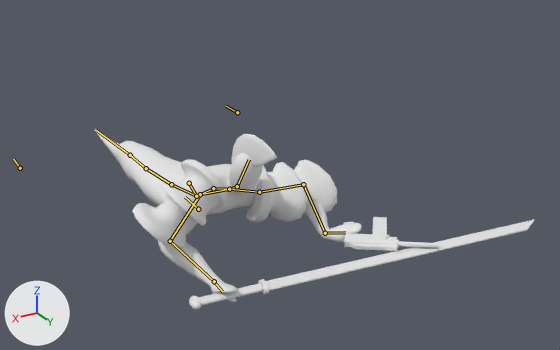
Before and after pictures for a commit that changed the Blender file Assets/Models/BossShootArc.blend.
Before and after are seen from a camera (50 mm lens) standing at (1.62, 3.74, 2.04) and looking at (-0.51, 0.2, 0.26). The lights are fixed; the arrows at lower left show +X, +Y and +Z. Both versions are drawn at frame 56 of the action 'SlugShoot'; the numbers are the values there. The bones that bend it are drawn over the model as lines.

The first picture shows 'Gun', 'Slug', 'Sword'.
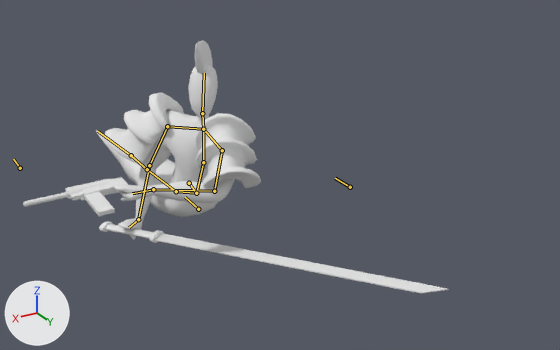
Pixel boxes (x1, y1, x2, y2) of what changed, in the pictures (560 x 350 px):
'Slug', posed (38% narrower, 16% taller)
    before: (95, 129, 362, 302)
    after: (96, 40, 261, 240)
'Sword', posed (19% shorter)
    before: (189, 219, 535, 309)
    after: (99, 221, 449, 294)
'Gun', posed (24% wider, 14% taller)
    before: (343, 217, 438, 251)
    after: (23, 177, 141, 216)
bone 'root', root to tip
    before: (189, 183) to (196, 196)
    after: (189, 183) to (196, 193)
bone 'torso1', root to tip
    before: (196, 196) to (213, 188)
    after: (196, 193) to (203, 162)
bone 'torso2', root to tip
    before: (213, 188) to (229, 189)
    after: (203, 162) to (203, 129)
bone 'shoulder_r', root to tip
    before: (229, 189) to (200, 194)
    after: (203, 129) to (167, 126)
bone 'head', root to tip
    before: (237, 186) to (249, 159)
    after: (202, 113) to (204, 73)
bone 'shoulder_l', root to tip
    before: (229, 189) to (259, 192)
    after: (203, 129) to (222, 150)
bone 'tail_ik', root to tip
    before: (146, 168) to (130, 155)
    after: (147, 169) to (131, 155)
bone 'hand_ik_r', root to tip
    before: (214, 281) to (222, 291)
    after: (138, 219) to (129, 227)
bone 'hand_ik_l', root to tip
    before: (325, 233) to (345, 232)
    after: (153, 189) to (132, 193)
bone 'arm1_pole_l', root to tip
    before: (237, 112) to (226, 106)
    after: (350, 187) to (335, 178)

The change in detail:
Bone 'root' (bone_root) turns from (4, 16, -12) to (9, 17, -10) degrees about its own x, y and z.
Bone 'torso1' (bone_torso1) turns from (-58, 16, 15) to (-24, 16, 18) degrees about its own x, y and z.
Bone 'torso2' (bone_torso2) turns from (-14, -8, 1) to (16, -8, -2) degrees about its own x, y and z.
Bone 'shoulder_r' (bone_shoulder_r) turns from (32, 15, 8) to (12, 24, -34) degrees about its own x, y and z.
Bone 'head' (bone_head) turns from (39, 13, 7) to (3, -40, 0) degrees about its own x, y and z.
Bone 'shoulder_l' (bone_shoulder_l) turns from (7, 34, -6) to (-20, 48, -90) degrees about its own x, y and z.
Bone 'tail_ik' (bone_tail_ik) moves from (-0.009, -0.442, -0.635) to (-0.009, -0.443, -0.614).
Bone 'hand_ik_r' (bone_hand_ik_r) moves from (-0.698, 0.014, -0.455) to (0.012, -0.414, -0.557).
Bone 'hand_ik_r' (bone_hand_ik_r) turns from (12, -26, 45) to (19, -14, -1) degrees about its own x, y and z.
Bone 'hand_ik_l' (bone_hand_ik_l) moves from (0.418, 0.222, -0.342) to (0.816, -0.687, -0.215).
Bone 'hand_ik_l' (bone_hand_ik_l) turns from (22, 17, 6) to (-13, 19, -145) degrees about its own x, y and z.
Bone 'arm1_pole_l' (bone_arm1_pole_l) moves from (0.0, 0.0, 0.0) to (0.332, -0.711, -0.292).
